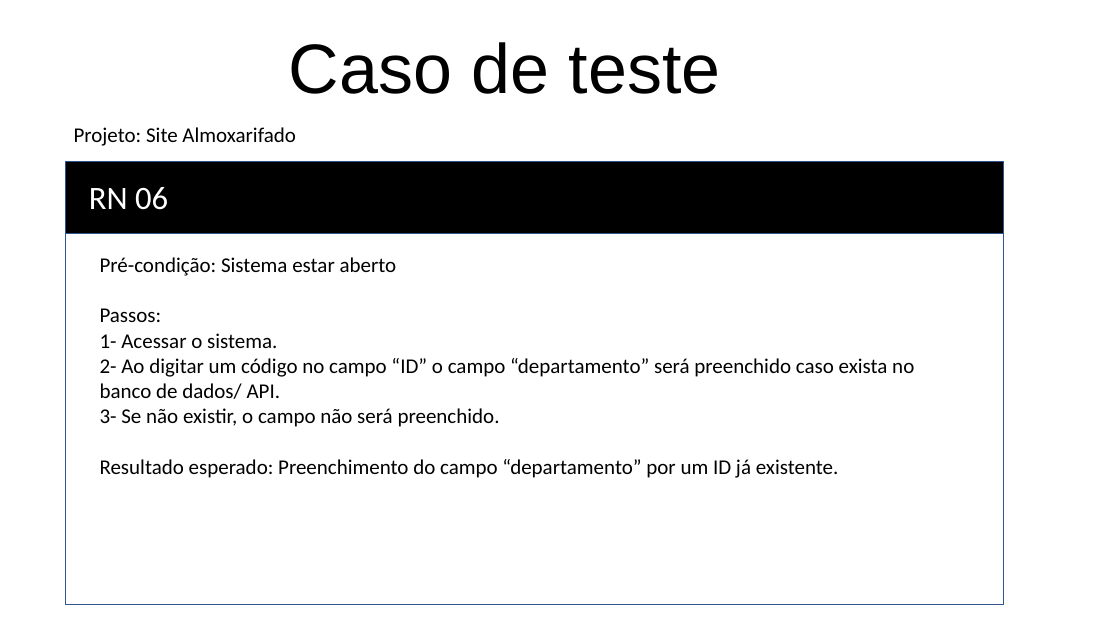
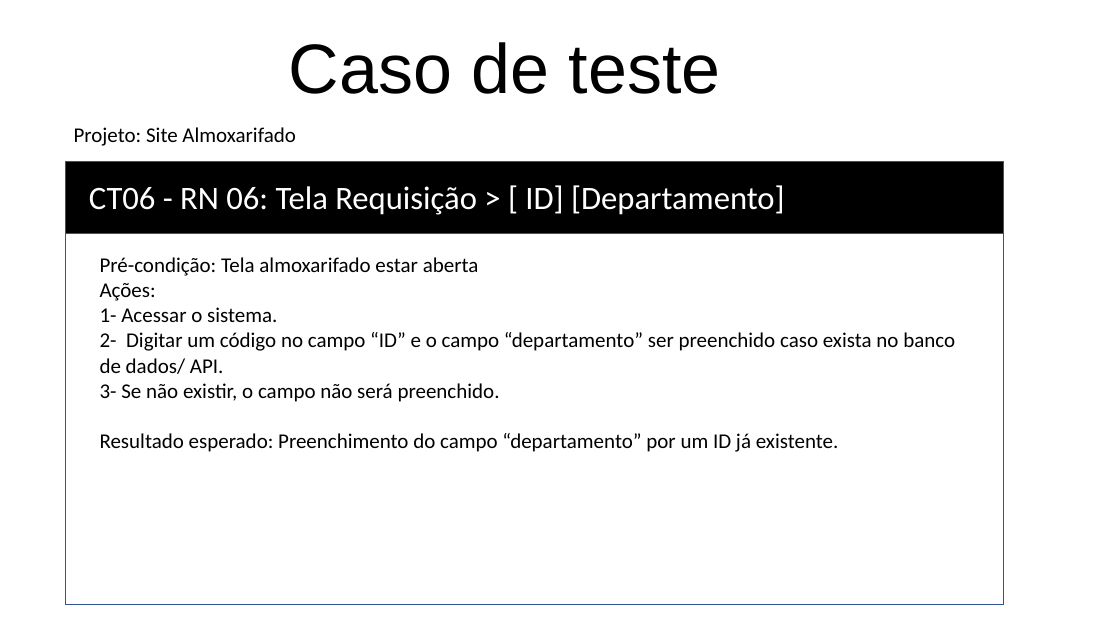
Before and after one commit to RaissaBarbs/Almoxarifado, a slide deck: slide 14 of RegrasNegocio/RN_Requisitos.pptx. Drawn at 1120x630 pixels with LibreOffice and Linux fonts; fonts in the diff are those of the drawing. Boxes give left, top, right and bottom in pixels: in the first picture for what was removed or moved away, otherwise in the second. Text is boxed around its words. In the diff, an @@ line names an element or a change of style, - is before the commit and + after.

```diff
--- a/RegrasNegocio/RN_Requisitos.pptx
+++ b/RegrasNegocio/RN_Requisitos.pptx
@@ text at [89, 185, 785, 215]: text changed @@
-RN 06
+CT06 - RN 06: Tela Requisição > [ ID] [Departamento]
@@ text at [100, 257, 479, 301]: text changed @@
-Pré-condição: Sistema estar aberto
-Passos:
+Pré-condição: Tela almoxarifado estar aberta
+Ações:
@@ text at [100, 332, 955, 374]: text changed @@
-2- Ao digitar um código no campo “ID” o campo “departamento” será preenchido caso exista no banco de dados/ API.
+2- Digitar um código no campo “ID” e o campo “departamento” ser preenchido caso exista no banco de dados/ API.
```
Also in this commit, not shown: 6 other slides changed, 7 slides added, 1 other file.
